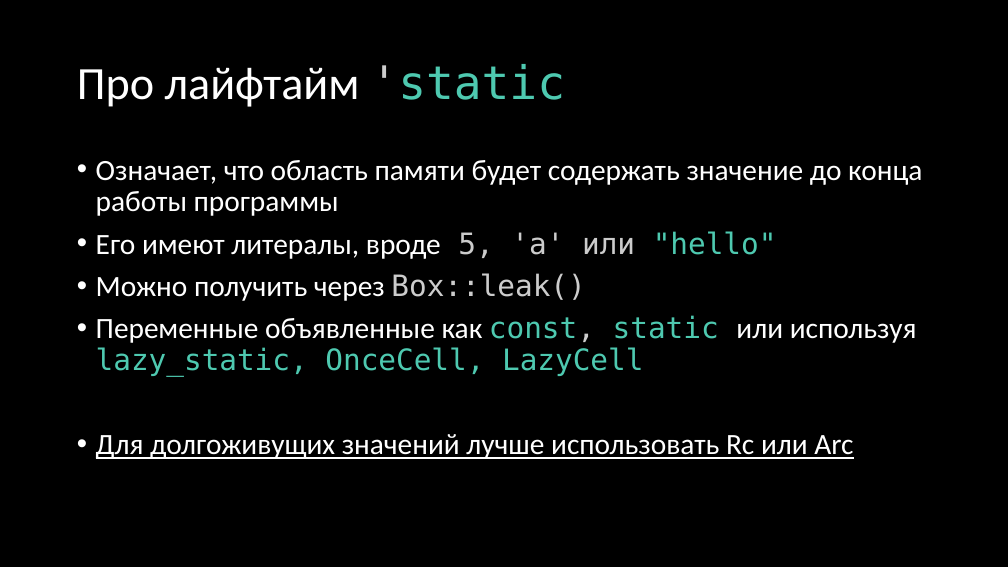
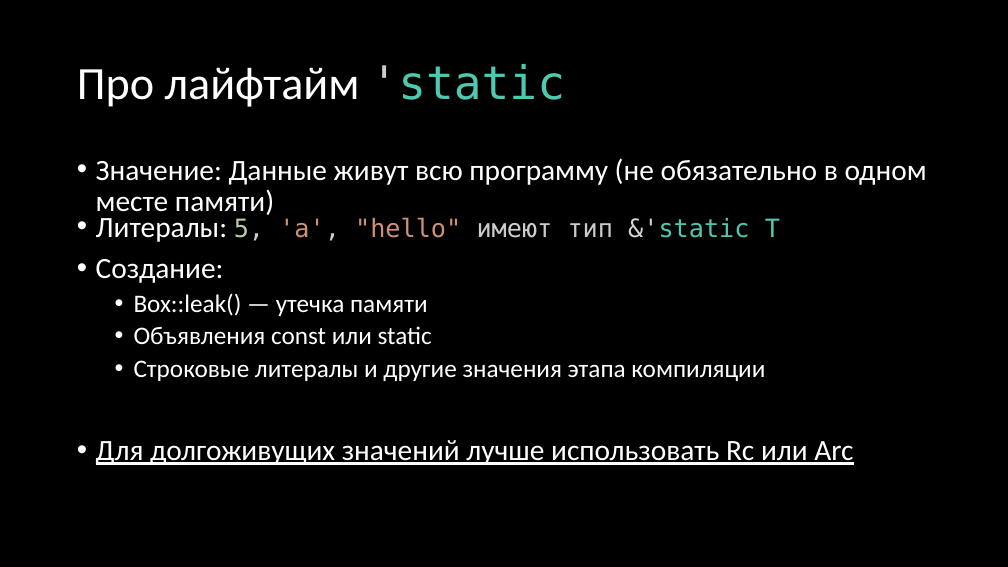
Before and after one commit to Gordon01/learn-rust, a slide deck: slide 161 of keynotes/Rust 2024.pptx (slide 157 before the commit). Drawn at 1008x567 pixels with LibreOffice and Linux fonts; fonts in the diff are those of the drawing. Boxes give left, top, right and bottom in pixels: in the first picture for what was removed or moved away, otherwise in the second. Text is boxed around its words. In the diff, an @@ line names an element or a change of style, - is before the commit and + after.

```diff
--- a/keynotes/Rust 2024.pptx
+++ b/keynotes/Rust 2024.pptx
@@ text at <box>96,158,927,381</box>: text changed; size 28 to 24 pt @@
-• Означает, что область памяти будет содержать значение до конца работы программы
-• Его имеют литералы, вроде 5, 'a' или "hello"
-• Можно получить через Box::leak()
-• Переменные объявленные как const, static или используя lazy_static, OnceCell, LazyCell
+• Значение: Данные живут всю программу (не обязательно в одном месте памяти)
+• Литералы: 5, 'a', "hello" имеют тип &'static T
+• Создание:
+  • Box::leak() — утечка памяти
+  • Объявления const или static
+  • Строковые литералы и другие значения этапа компиляции
```
Also in this commit, not shown: 9 other slides changed, 5 slides added.
